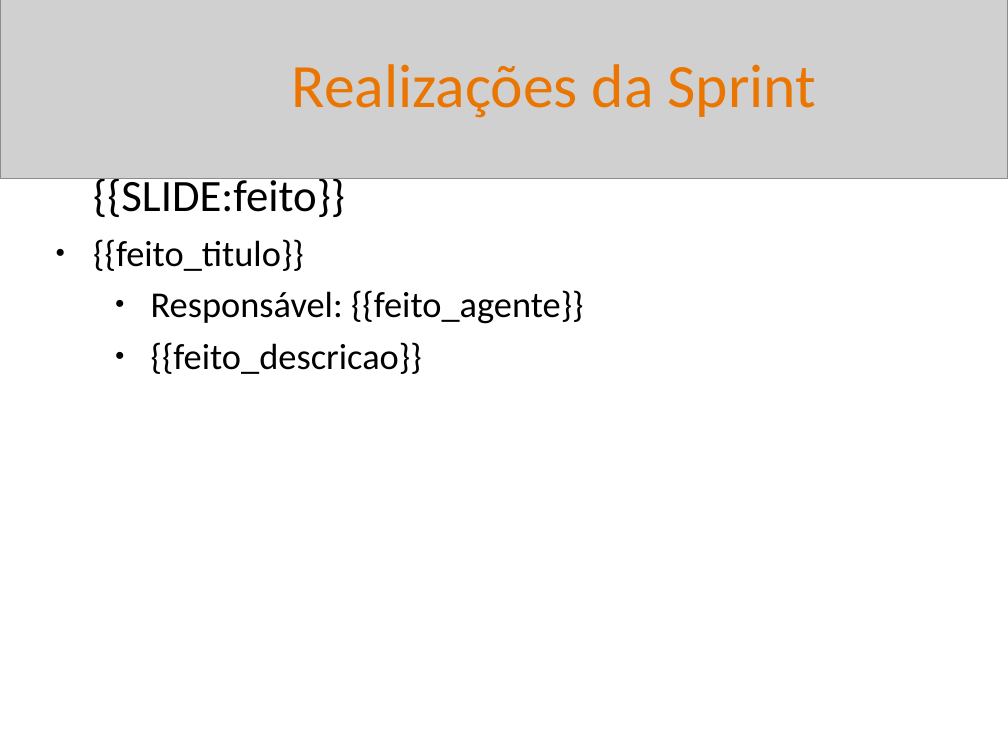
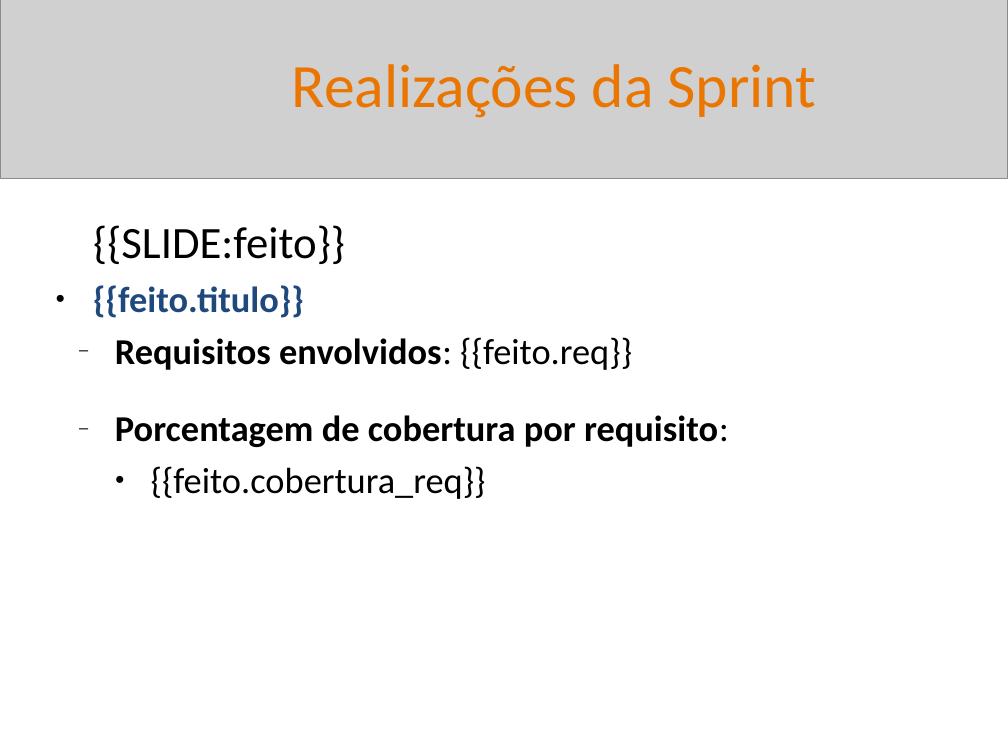
Before and after one commit to BetoFigu66/AgenteAssistenteDeVendas, a slide deck: slide 3 of artefatos/gerente_de_projetos/report_templates/template_sprint_review_interno.pptx. Drawn at 1008x756 pixels with LibreOffice and Linux fonts; fonts in the diff are those of the drawing; grey boxes stand for pictures. Boxes give left, top, right and bottom in pixels: in the first picture for what was removed or moved away, otherwise in the second. Text is boxed around its words. In the diff, an @@ line names an element or a change of style, - is before the commit and + after.

```diff
--- a/artefatos/gerente_de_projetos/report_templates/template_sprint_review_interno.pptx
+++ b/artefatos/gerente_de_projetos/report_templates/template_sprint_review_interno.pptx
@@ text "{{SLIDE:feito}}": place and size @@
-text "{{SLIDE:feito}}" at (93,174,584,374)
+text "{{SLIDE:feito}}" at (93,225,729,499)
@@ text at (93,285,729,499): text changed; bold on @@
-● {{feito_titulo}}
-  ● Responsável: {{feito_agente}}
-  ● {{feito_descricao}}
+● {{feito.titulo}}
+  – Requisitos envolvidos: {{feito.req}}
+  – Porcentagem de cobertura por requisito:
+  ● {{feito.cobertura_req}}
```
Also in this commit, not shown: 6 other slides changed, 4 slides added, 2 slides removed, 12 other files.
